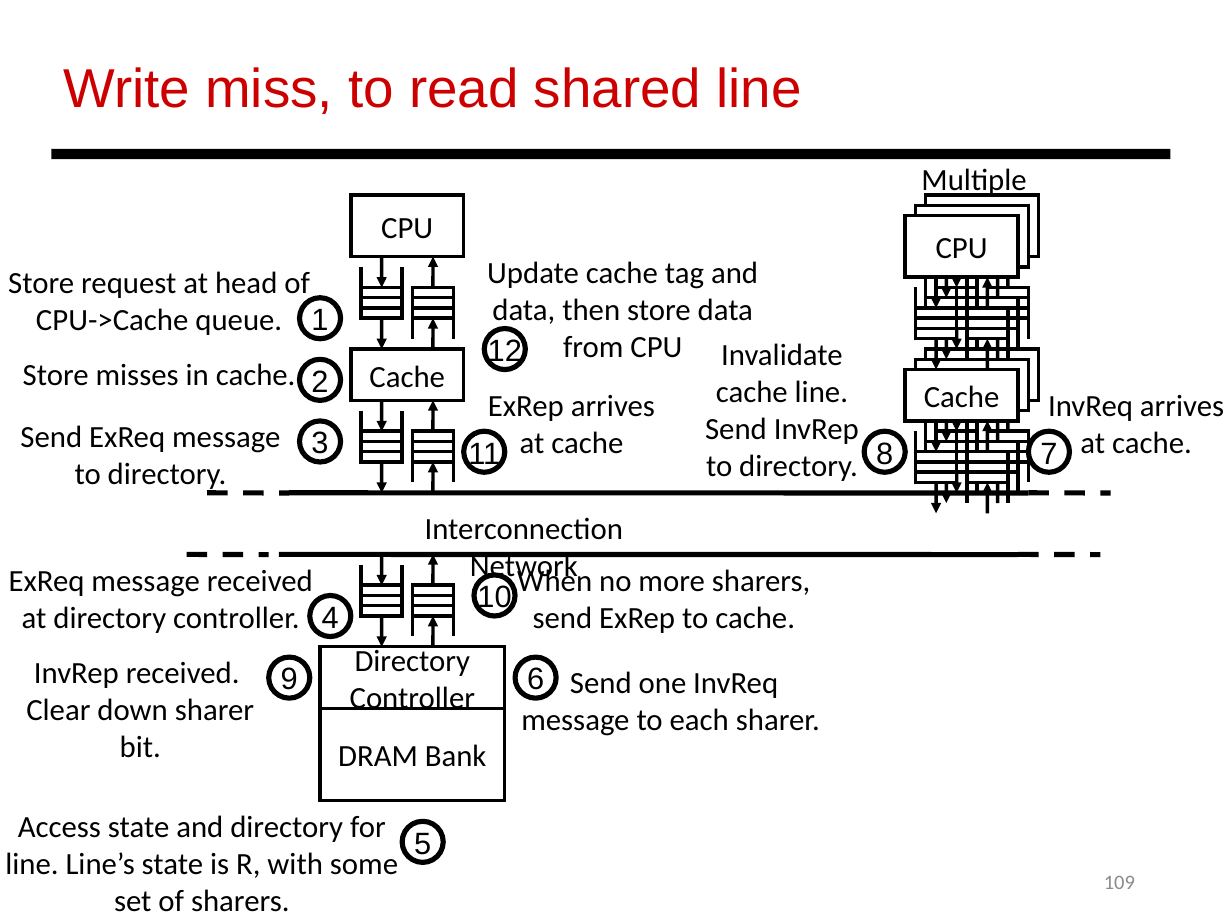
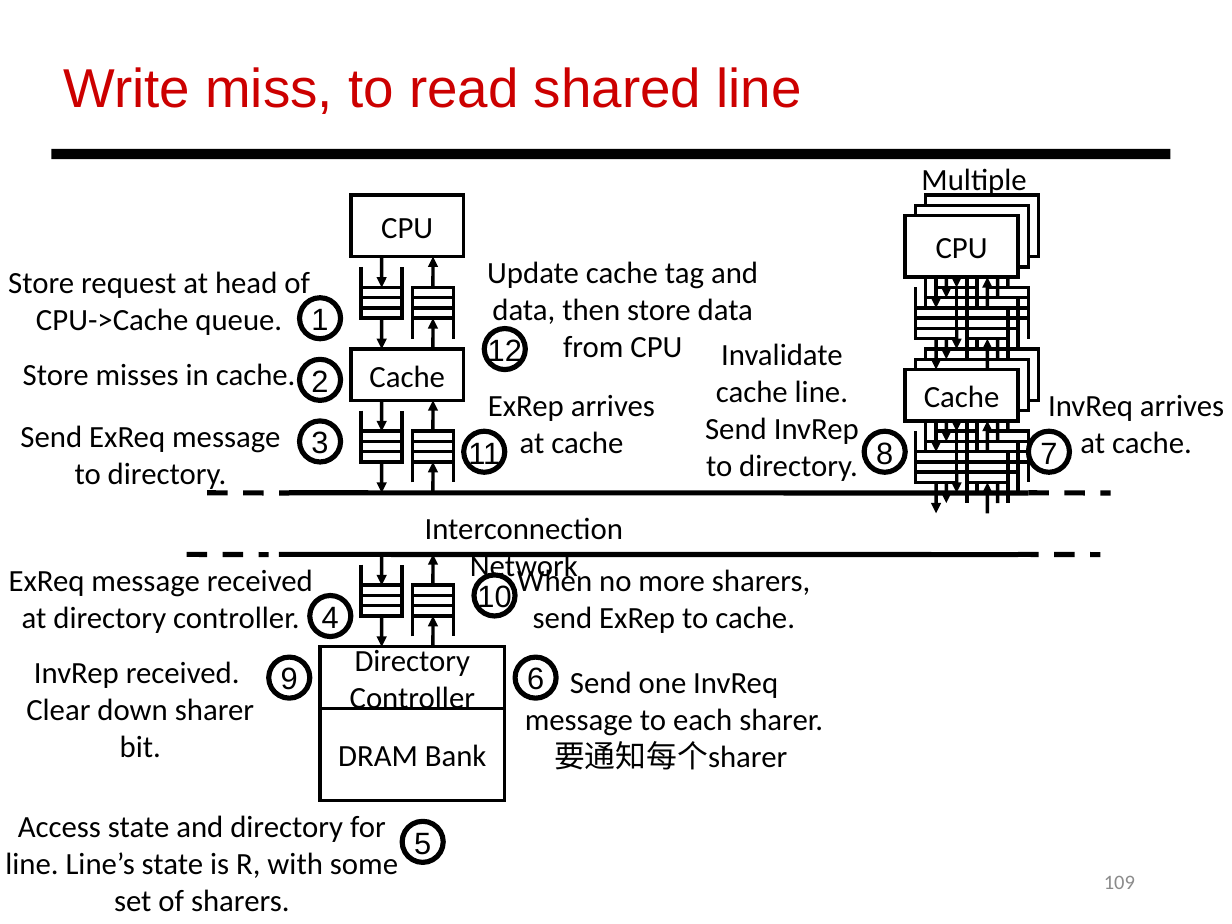
Before and after one commit to LjBLincoln/Computer-Organization, a slide deck: slide 109 of PPT/Review.pptx. Drawn at 1232x924 pixels with LibreOffice and Linux fonts; fonts in the diff are those of the drawing. Boxes give left, top, right and bottom in pixels: in the first picture for what was removed or moved away, otherwise in the second. Text is boxed around its words. In the diff, an @@ line names an element or a change of style, - is before the commit and + after.

```diff
--- a/PPT/Review.pptx
+++ b/PPT/Review.pptx
@@ text at bbox=[525, 671, 823, 770]: text changed @@
-Send one InvReq message to each sharer.
+Send one InvReq message to each sharer.要通知每个sharer
```
Also in this commit, not shown: 12 other slides changed, 10 other files.
